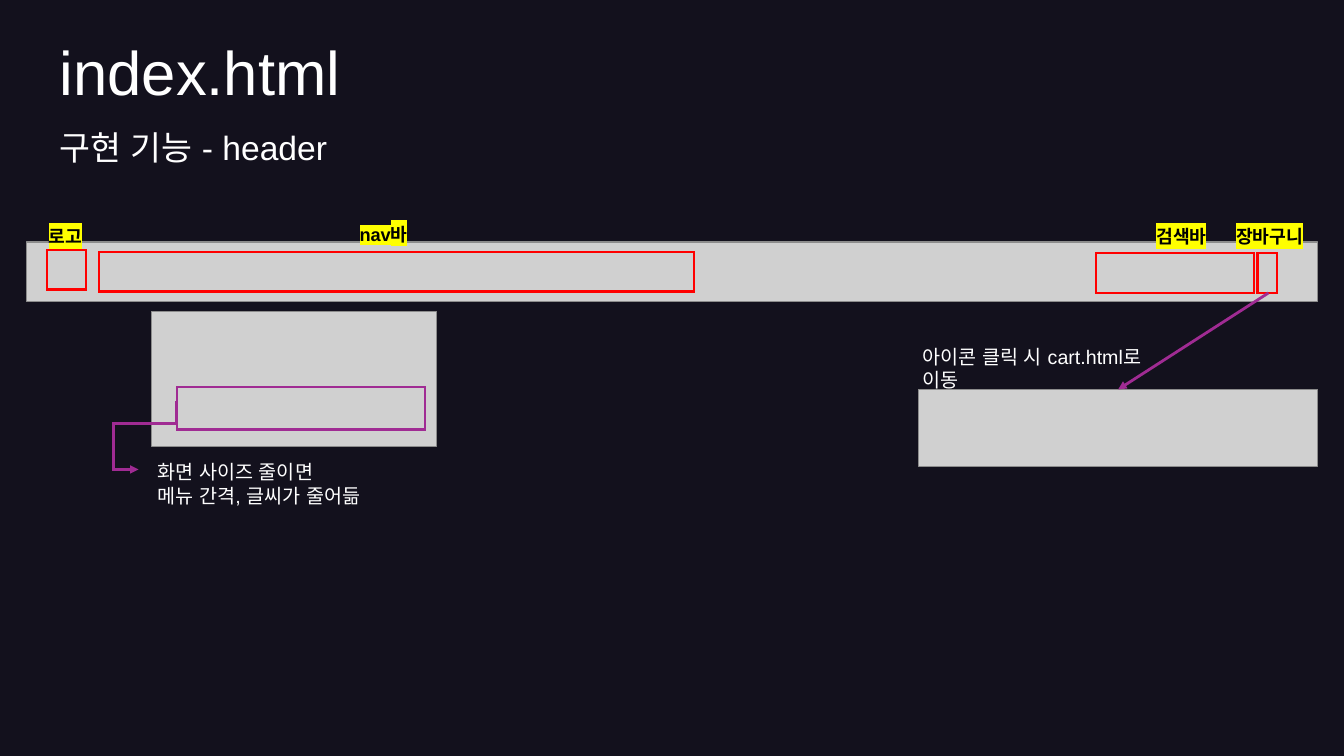
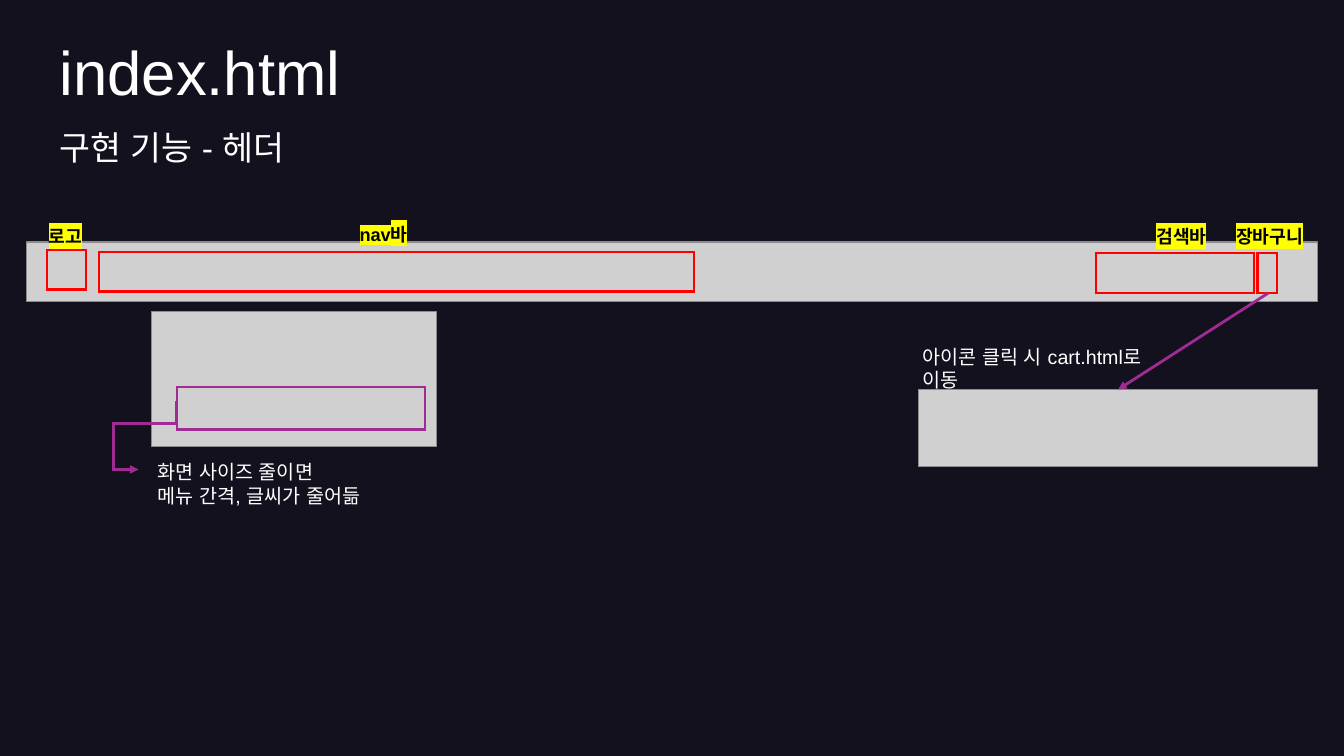
Before and after one commit to hyunkyumlee/FrontProject, a slide deck: slide 7 of 발표 자료/푸마_발표ppt.pptx. Drawn at 1344x756 pixels with LibreOffice and Linux fonts; fonts in the diff are those of the drawing; grey boxes stand for pictures. Boxes give left, top, right and bottom in pixels: in the first picture for what was removed or moved away, otherwise in the second. Text is boxed around its words. In the diff, an @@ line names an element or a change of style, - is before the commit and + after.

```diff
--- a/발표 자료/푸마_발표ppt.pptx
+++ b/발표 자료/푸마_발표ppt.pptx
@@ text at box(59, 132, 284, 163): text changed @@
-구현 기능 - header
+구현 기능 - 헤더
```
Also in this commit, not shown: 4 other slides changed, 14 slides added, 2 other files.
